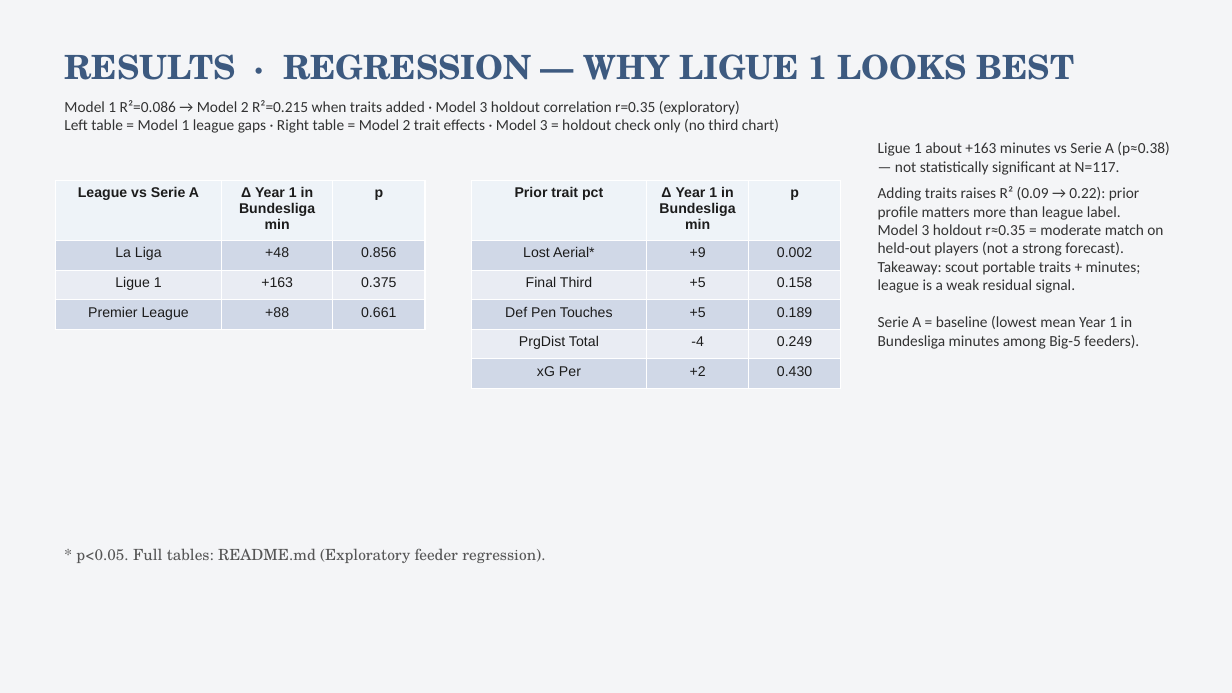
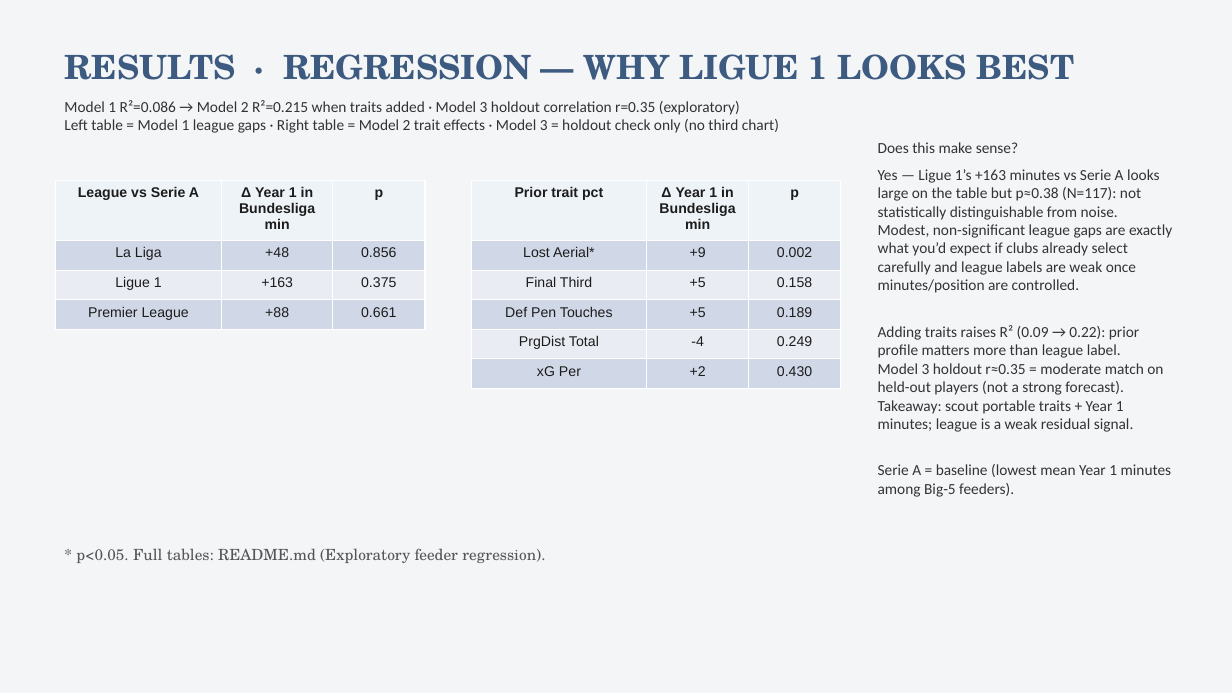
Before and after one commit to colbymorris08/bundesliga-transfer-traits, a slide deck: slide 18 of bundesliga_transfer_traits.pptx. Drawn at 1232x693 pixels with LibreOffice and Linux fonts; fonts in the diff are those of the drawing. Boxes give left, top, right and bottom in pixels: in the first picture for what was removed or moved away, otherwise in the second. Text is boxed around its words. In the diff, an @@ line names an element or a change of style, - is before the commit and + after.

```diff
--- a/bundesliga_transfer_traits.pptx
+++ b/bundesliga_transfer_traits.pptx
@@ text at [878, 142, 1172, 293]: text changed @@
-Ligue 1 about +163 minutes vs Serie A (p≈0.38) — not statistically significant at N=117.
+Does this make sense?
+Yes — Ligue 1’s +163 minutes vs Serie A looks large on the table but p≈0.38 (N=117): not statistically distinguishable from noise. Modest, non-significant league gaps are exactly what you’d expect if clubs already select carefully and league labels are weak once minutes/position are controlled.
@@ text at [878, 400, 1172, 497]: text changed @@
-Takeaway: scout portable traits + minutes; league is a weak residual signal.
-Serie A = baseline (lowest mean Year 1 in Bundesliga minutes among Big-5 feeders).
+Takeaway: scout portable traits + Year 1 minutes; league is a weak residual signal.
+Serie A = baseline (lowest mean Year 1 minutes among Big-5 feeders).
```
Also in this commit, not shown: 12 other slides changed.
